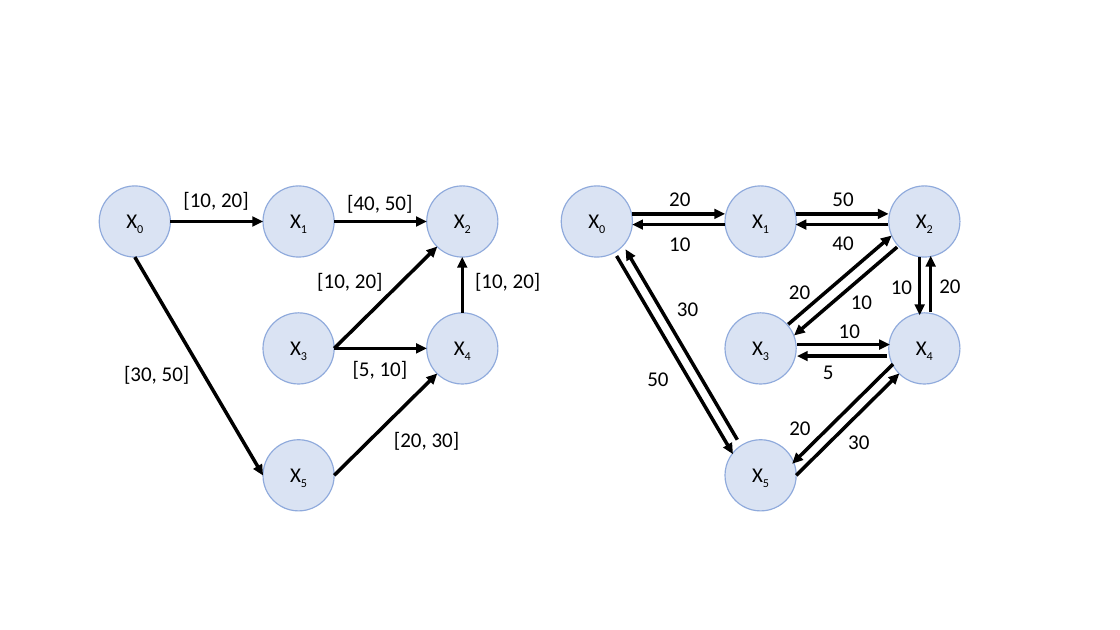
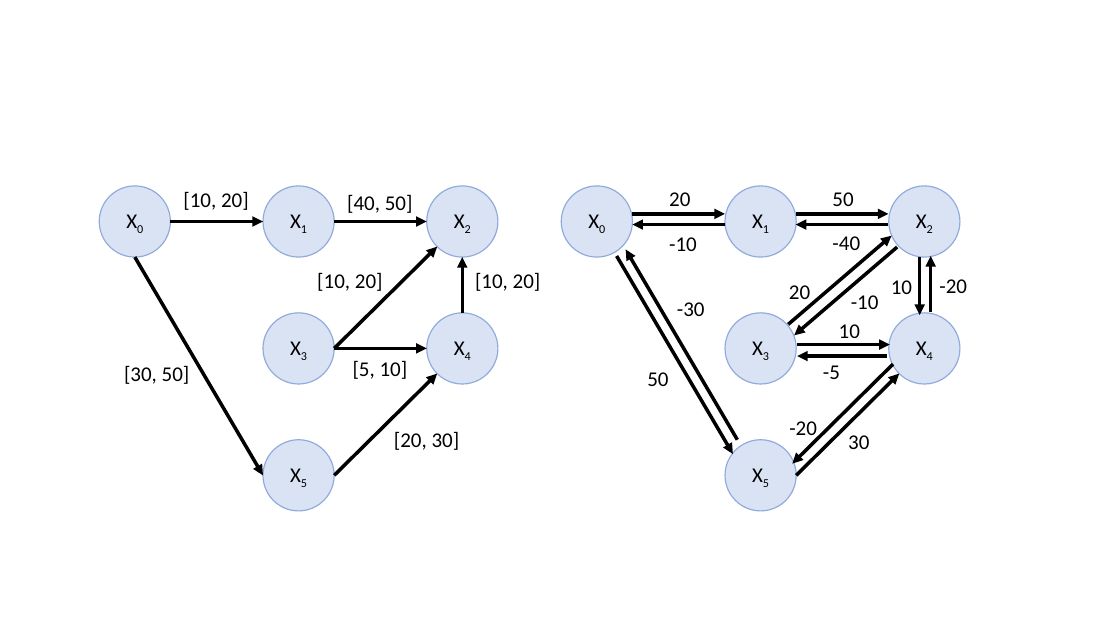
Before and after one commit to maggiewu19/6.877_Final_Project, a slide deck: slide 4 of images.pptx. Drawn at 1120x630 pixels with LibreOffice and Linux fonts; fonts in the diff are those of the drawing. Boxes give left, top, right and bottom in pixels: in the first picture for what was removed or moved away, otherwise in the second. Text is boxed around its words. In the diff, an @@ line names an element or a change of style, - is before the commit and + after.

```diff
--- a/images.pptx
+++ b/images.pptx
@@ text at bbox=[669, 237, 697, 251]: text changed @@
-10
+-10
@@ text at bbox=[832, 236, 860, 250]: text changed @@
-40
+-40
@@ text at bbox=[851, 295, 879, 309]: text changed @@
-10
+-10
@@ text at bbox=[939, 279, 967, 293]: text changed @@
-20
+-20
@@ text at bbox=[677, 302, 705, 316]: text changed @@
-30
+-30
@@ text at bbox=[823, 365, 840, 379]: text changed @@
-5
+-5
@@ text at bbox=[789, 421, 817, 441]: text changed @@
-20
+-20
```
Also in this commit, not shown: 2 slides added, 3 other files.
